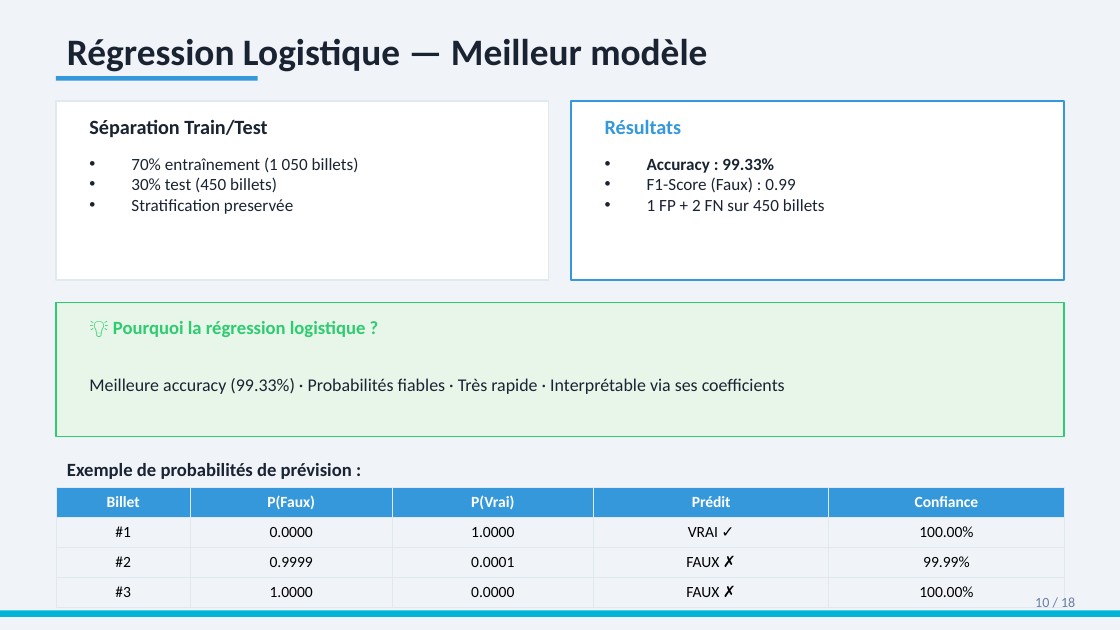
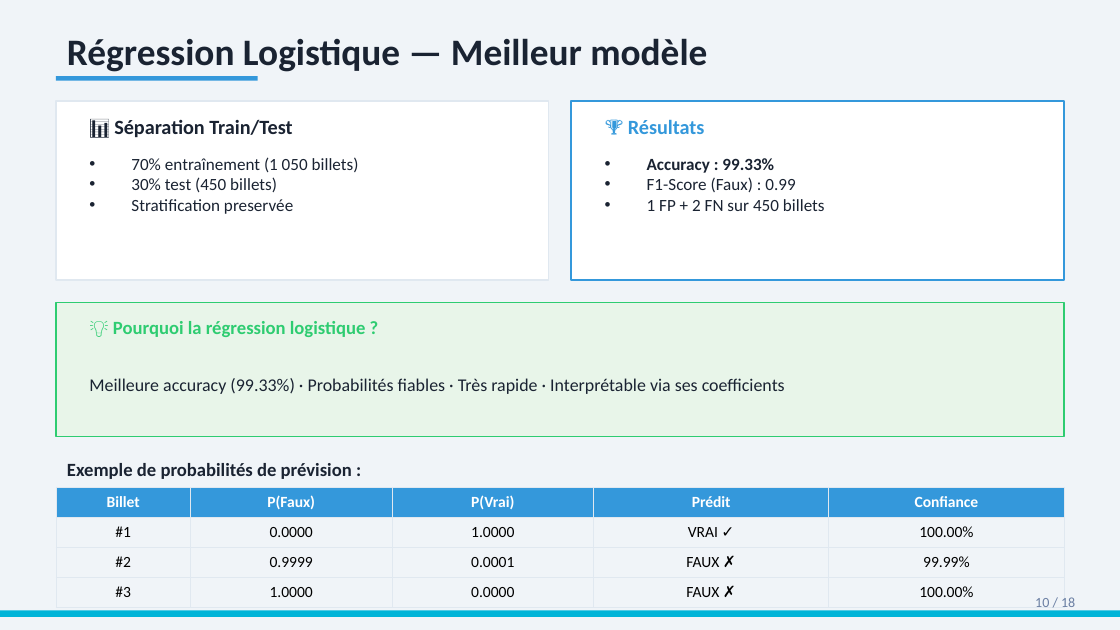
Before and after one commit to TheGoatLucien/Data_analyst, a slide deck: slide 10 of projets/projet 12/files/Presentation_P12_Detection_Faux_Billets.pptx. Drawn at 1120x630 pixels with LibreOffice and Linux fonts; fonts in the diff are those of the drawing. Boxes give left, top, right and bottom in pixels: in the first picture for what was removed or moved away, otherwise in the second. Text is boxed around its words. In the diff, an @@ line names an element or a change of style, - is before the commit and + after.

```diff
--- a/projets/projet 12/files/Presentation_P12_Detection_Faux_Billets.pptx
+++ b/projets/projet 12/files/Presentation_P12_Detection_Faux_Billets.pptx
@@ text at bbox=[114, 119, 292, 137]: text changed @@
-Séparation Train/Test
+📊 Séparation Train/Test
@@ text at bbox=[628, 119, 705, 134]: text changed @@
-Résultats
+🏆 Résultats
```
Also in this commit, not shown: 10 other slides changed, 4 other files.
